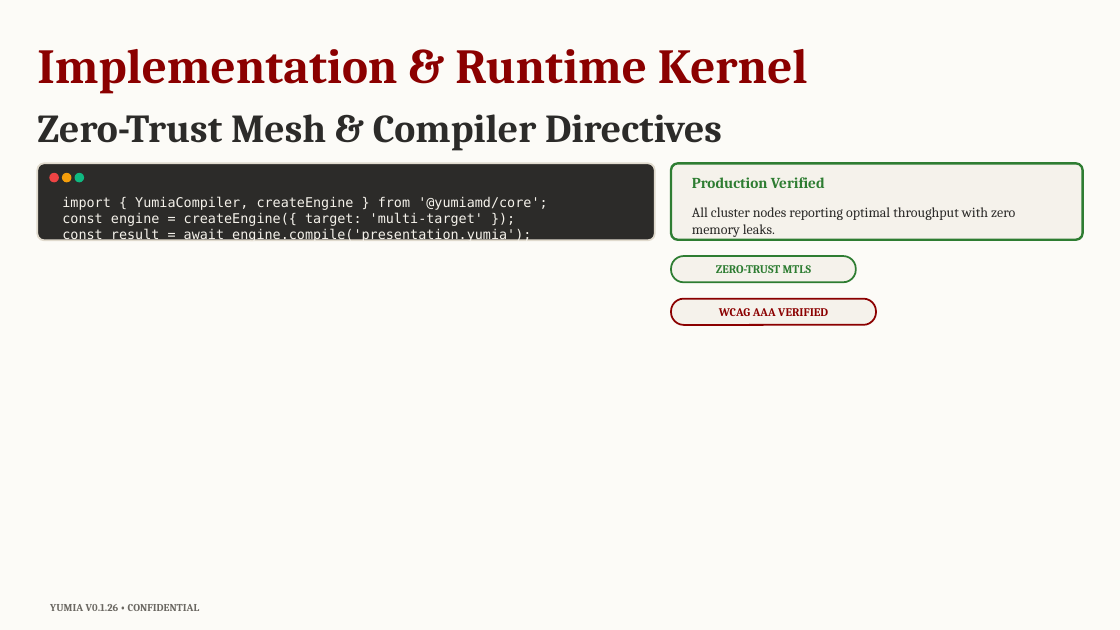
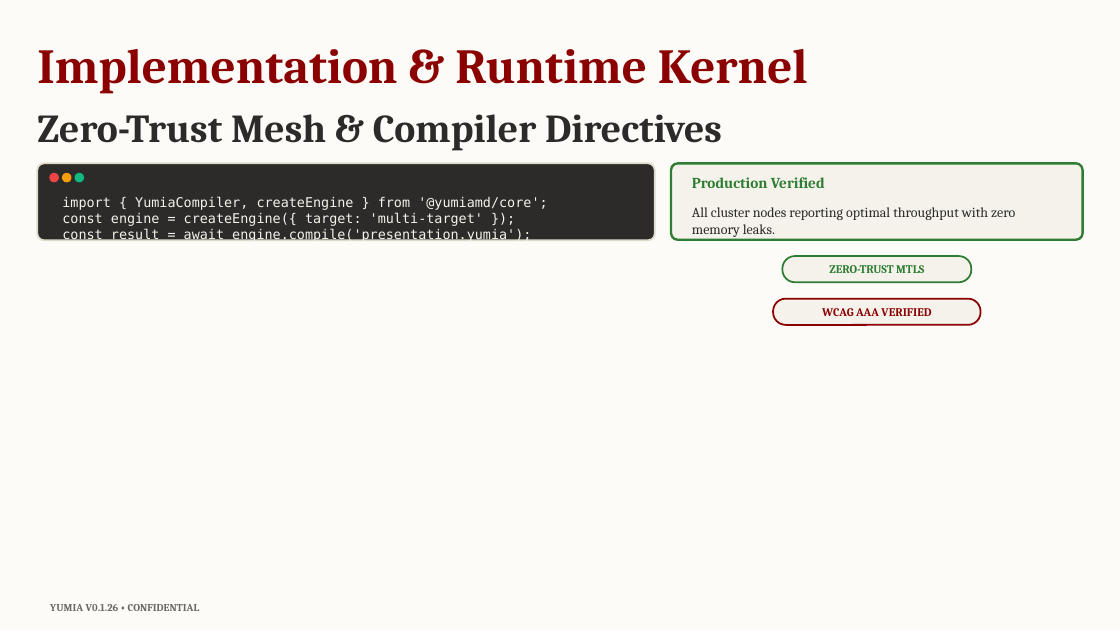
Before and after one commit to biagio-scaglia/Yumia-MD, a slide deck: slide 7 of presentation.pptx. Drawn at 1120x630 pixels with LibreOffice and Linux fonts; fonts in the diff are those of the drawing. Boxes give left, top, right and bottom in pixels: in the first picture for what was removed or moved away, otherwise in the second. Text is boxed around its words. In the diff, an @@ line names an element or a change of style, - is before the commit and + after.

```diff
--- a/presentation.pptx
+++ b/presentation.pptx
@@ text "ZERO-TRUST MTLS": place and size @@
-text "ZERO-TRUST MTLS" at <box>716,265,811,273</box>
+text "ZERO-TRUST MTLS" at <box>829,265,924,273</box>
@@ rounded rectangle: place and size @@
-rounded rectangle at <box>671,256,856,282</box>
+rounded rectangle at <box>782,256,971,282</box>
@@ text "WCAG AAA VERIFIED": place and size @@
-text "WCAG AAA VERIFIED" at <box>719,308,828,316</box>
+text "WCAG AAA VERIFIED" at <box>822,308,931,316</box>
@@ rounded rectangle: place and size @@
-rounded rectangle at <box>671,299,876,325</box>
+rounded rectangle at <box>773,299,981,325</box>
```
Also in this commit, not shown: 3 other slides changed, 21 other files.
